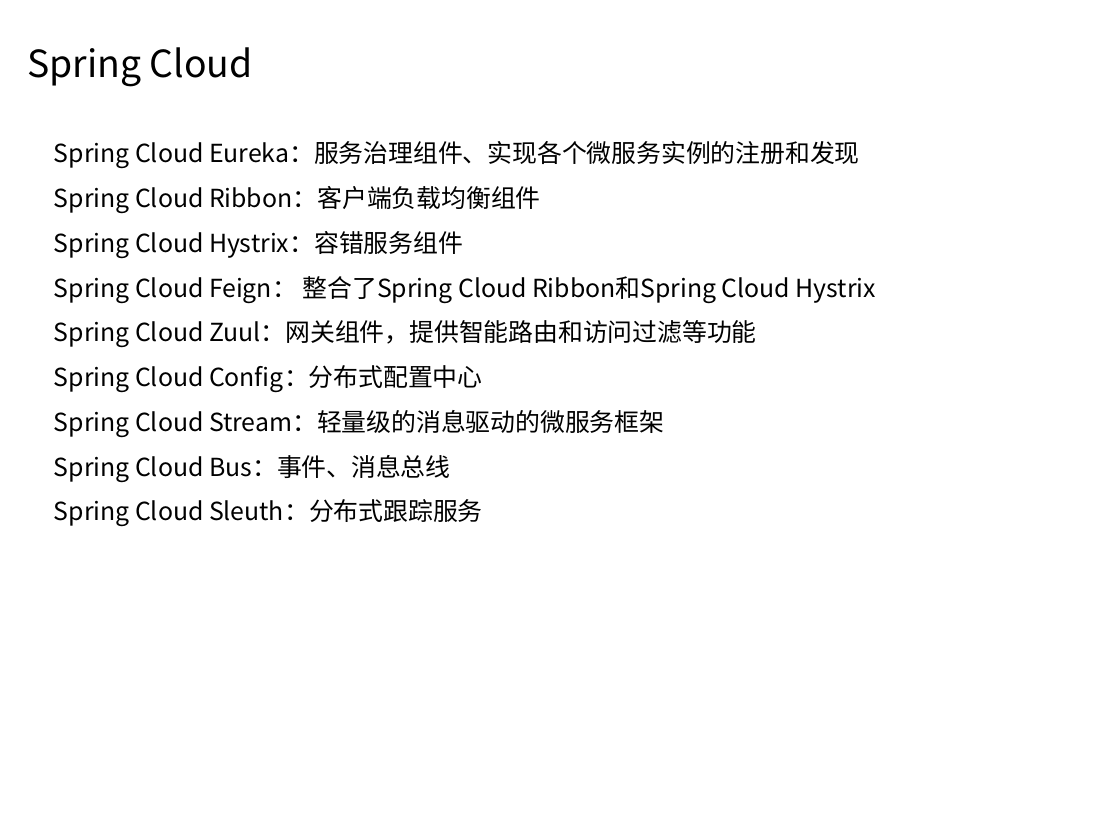
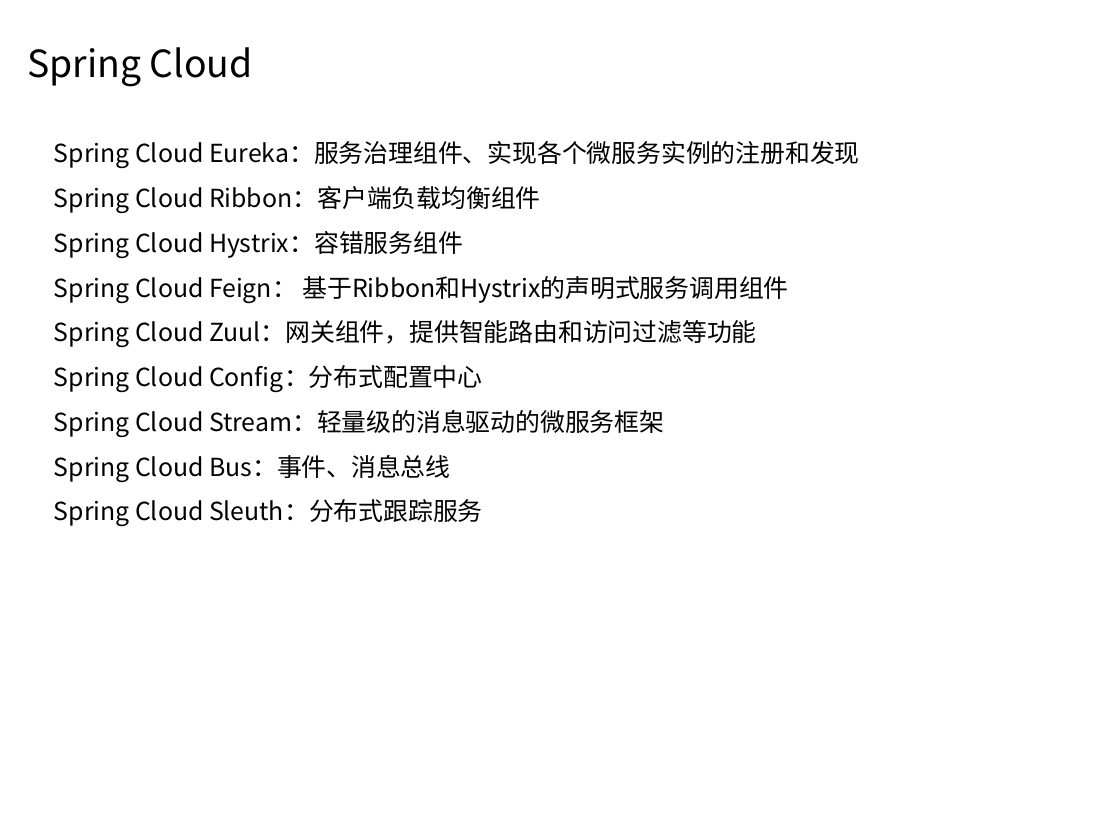
Before and after one commit to Sara-D/Spring, a slide deck: slide 11 of Spring.pptx. Drawn at 1120x840 pixels with LibreOffice and Linux fonts; fonts in the diff are those of the drawing; background and template pictures are left out. Boxes give left, top, right and bottom in pixels: in the first picture for what was removed or moved away, otherwise in the second. Text is boxed around its words. In the diff, an @@ line names an element or a change of style, - is before the commit and + after.

```diff
--- a/Spring.pptx
+++ b/Spring.pptx
@@ text at <box>54,276,789,303</box>: text changed @@
-Spring Cloud Feign： 整合了Spring Cloud Ribbon和Spring Cloud Hystrix
+Spring Cloud Feign： 基于Ribbon和Hystrix的声明式服务调用组件
```
Also in this commit, not shown: 3 other slides changed.
